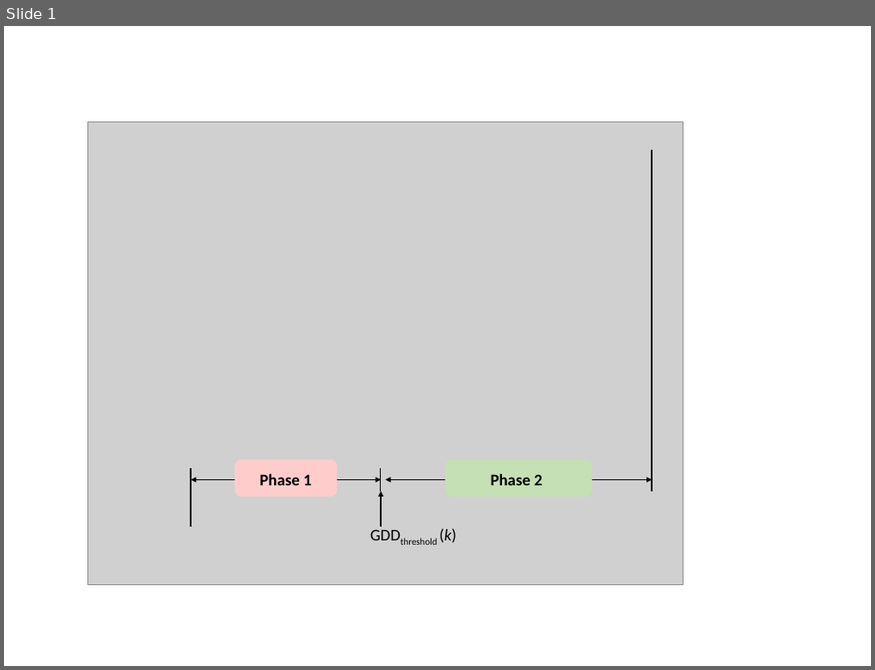
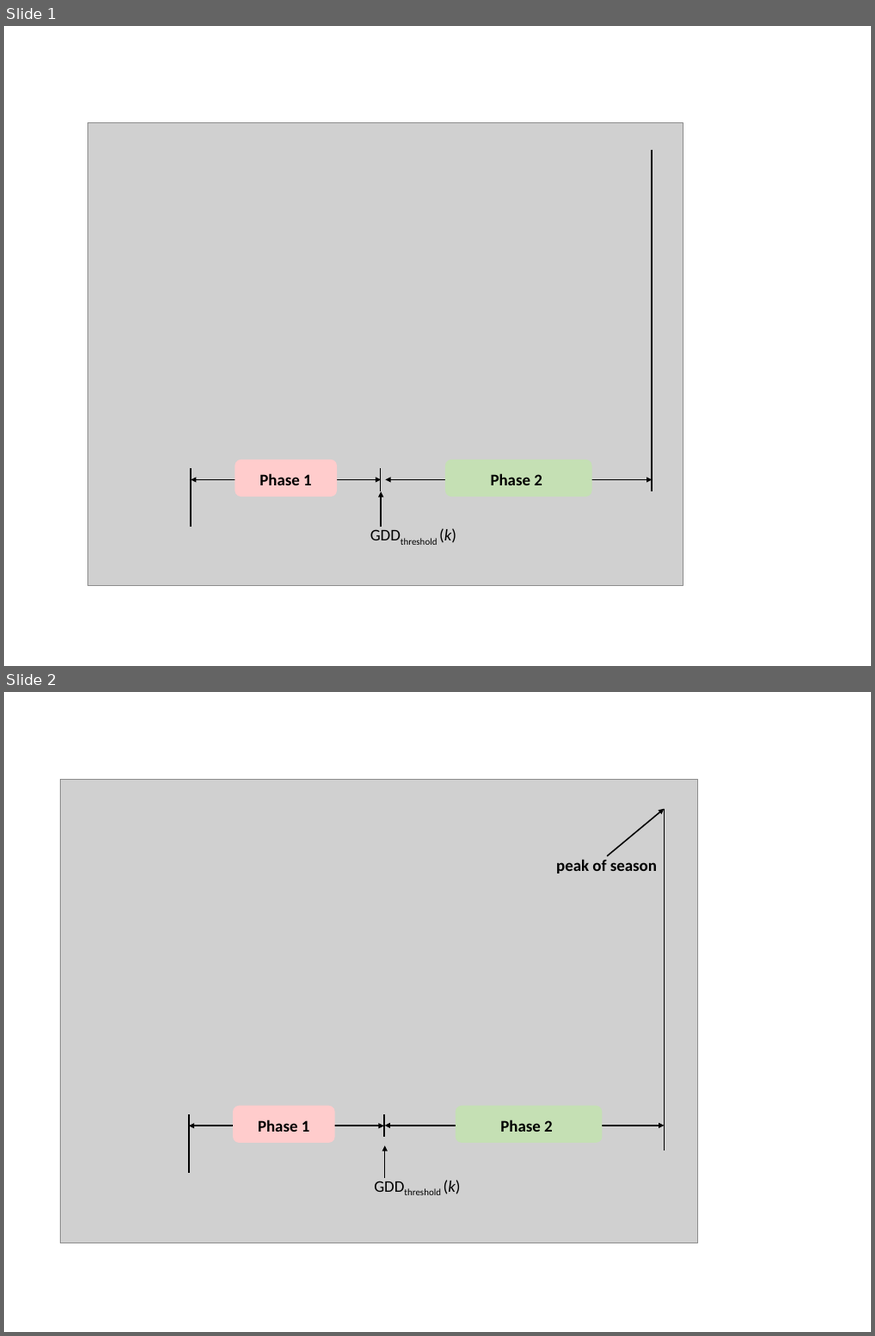
Before and after one commit to lypluo/photocold_manuscript, a slide deck: manuscript/figures/method_figures/Embed_stress_function.pptx. Shown one above the other, each under a label of ours: slide 1 before the commit, slides 1 and 2 after it. The pictures are 875x670 and 875x1336 pixels, drawn with LibreOffice and Linux fonts; fonts in the diff are those of the drawing; grey boxes stand for pictures. Boxes give left, top, right and bottom in pixels: in the first picture for what was removed or moved away, otherwise in the second. Text is boxed around its words. In the diff, an @@ line names an element or a change of style, - is before the commit and + after.

```diff
--- a/manuscript/figures/method_figures/Embed_stress_function.pptx
+++ b/manuscript/figures/method_figures/Embed_stress_function.pptx
@@ slide 2 added at bbox=[4, 692, 871, 1332], background #FFFFFF @@
@@ picture added at bbox=[60, 779, 698, 1242] @@
@@ arrow added from (607, 856) to (664, 808), #000000 1.5 pt @@
@@ text added at bbox=[556, 859, 657, 873], 18 pt, text #000000, bold @@
+peak of season
@@ picture added at bbox=[214, 897, 420, 935] @@
@@ picture added at bbox=[198, 1033, 403, 1070] @@
@@ group added at bbox=[189, 1106, 384, 1173]: 2 lines, 1 double arrow, 1 rounded rectangle, 1 text @@
+Phase 1
@@ group added at bbox=[385, 808, 664, 1150]: 1 line, 1 double arrow, 1 rounded rectangle, 1 text @@
+Phase 2
@@ arrow added from (385, 1178) to (385, 1146), #000000 1.5 pt @@
@@ text added at bbox=[443, 1180, 461, 1194], 18 pt, text #000000 @@
+GDDthreshold (k)
```
Also in this commit, not shown: 25 other files.
